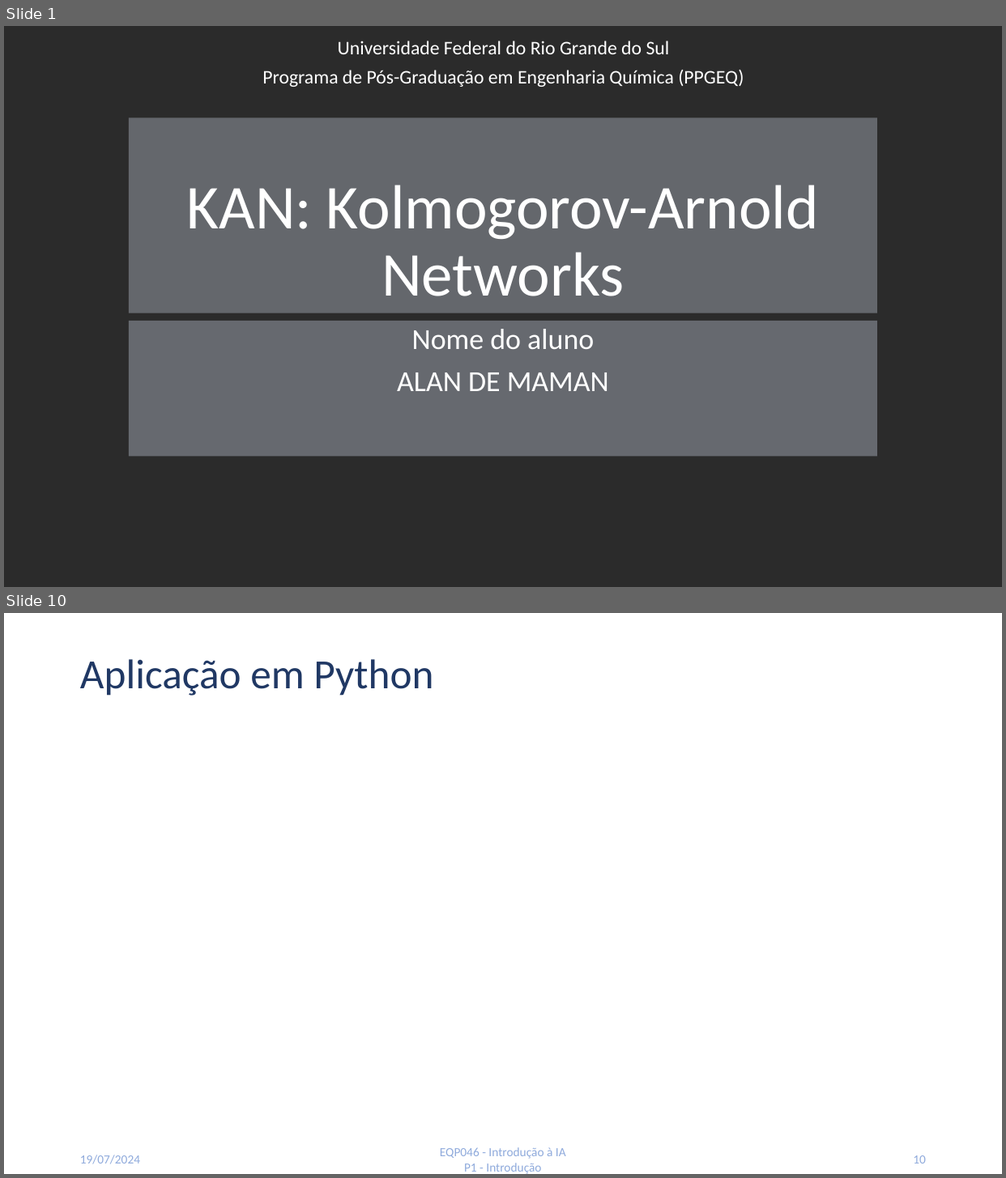
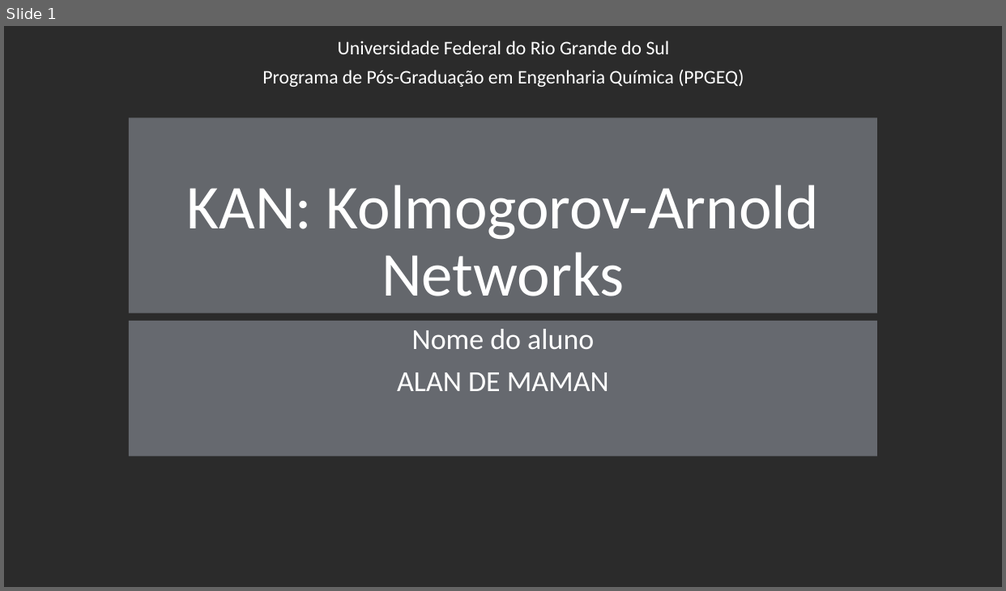
Before and after one commit to alandema/ppgeq_EQP0046, a slide deck: FinalPresentation/KANs.pptx. Shown one above the other, each under a label of ours: slides 1 and 10 before the commit, slide 1 after it; the slides between them are not shown. The pictures are 1006x1178 and 1006x591 pixels, drawn with LibreOffice and Linux fonts; fonts in the diff are those of the drawing; background and template pictures are left out; a plain dark background stands for a picture behind light text. Boxes give left, top, right and bottom in pixels: in the first picture for what was removed or moved away, otherwise in the second. Text is boxed around its words. In the diff, an @@ line names an element or a change of style, - is before the commit and + after.

```diff
--- a/FinalPresentation/KANs.pptx
+++ b/FinalPresentation/KANs.pptx
@@ slide 10 removed at box(4, 613, 1002, 1174), background #FFFFFF @@
@@ title removed at box(80, 659, 433, 696) @@
-Aplicação em Python
@@ text removed at box(80, 1155, 140, 1165) @@
-19/07/2024
@@ text removed at box(440, 1148, 566, 1174) @@
-EQP046 - Introdução à IA
-P1 - Introdução
@@ page number removed at box(913, 1156, 926, 1164) @@
-10
```
Also in this commit, not shown: 7 slides changed, 29 slides added, 2 other slides removed.
